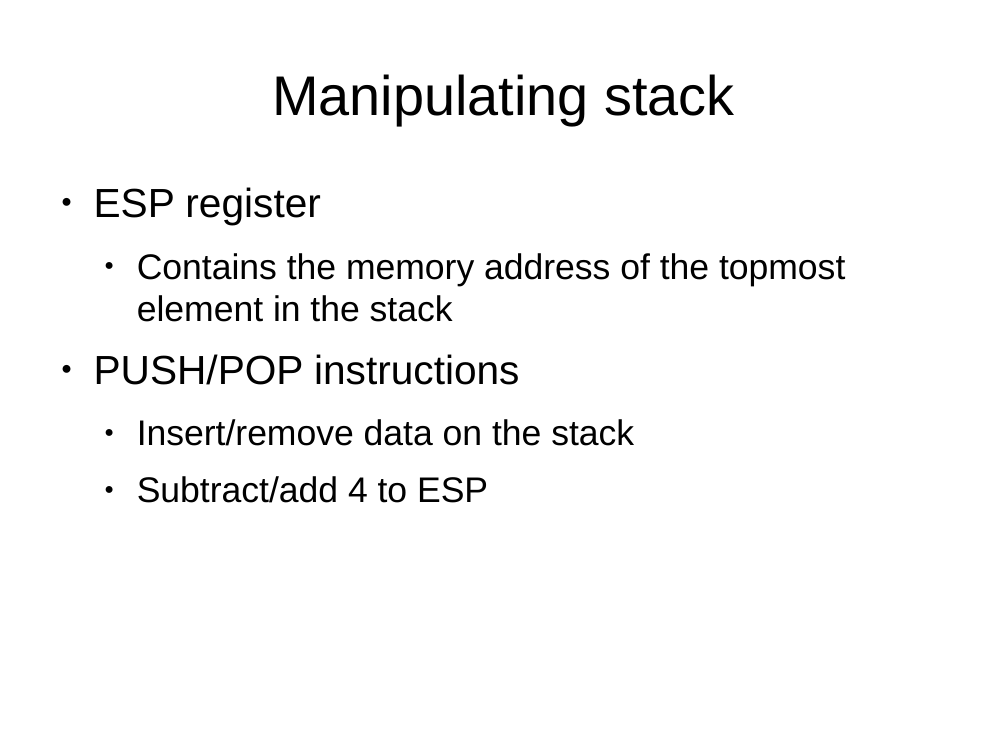
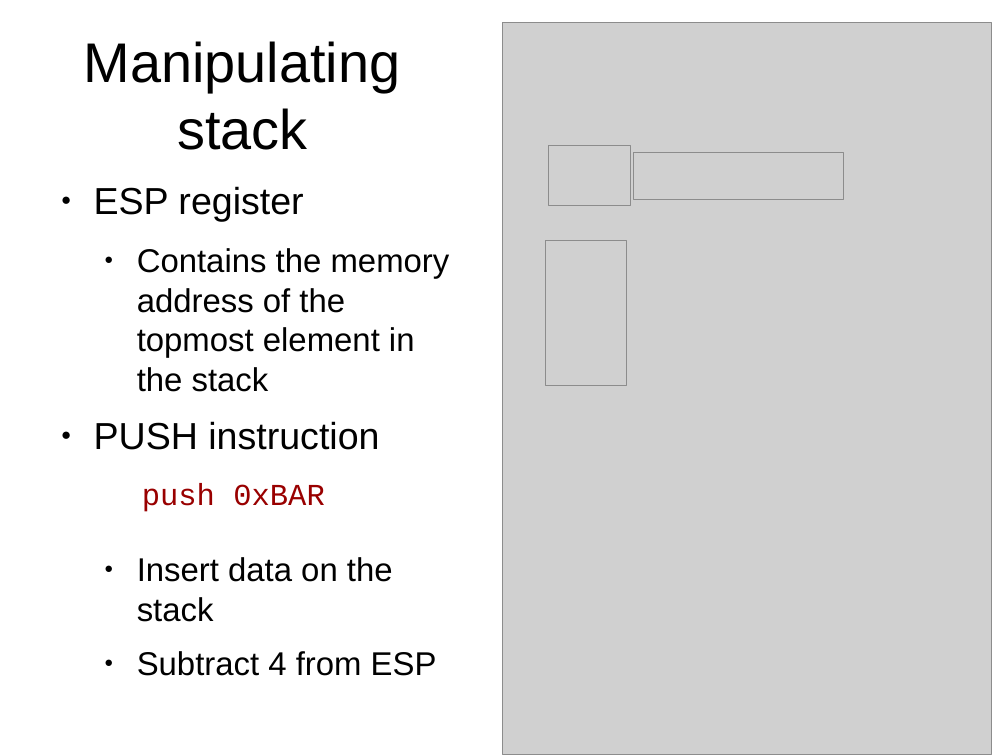
Before and after one commit to antonburtsev/cs5460, a slide deck: slide 13 of lecture04-calling-conventions/lecture04-calling-conventions.odp (slide 4 before the commit). Drawn at 1008x756 pixels with LibreOffice and Linux fonts; fonts in the diff are those of the drawing; grey boxes stand for pictures. Boxes give left, top, right and bottom in pixels: in the first picture for what was removed or moved away, otherwise in the second. Text is boxed around its words. In the diff, an @@ line names an element or a change of style, - is before the commit and + after.

```diff
--- a/lecture04-calling-conventions/lecture04-calling-conventions.odp
+++ b/lecture04-calling-conventions/lecture04-calling-conventions.odp
@@ picture added at (x1=503, y1=23, x2=992, y2=755) @@
@@ title "Manipulating stack" rewrapped from (x1=272, y1=74, x2=734, y2=125) to (x1=84, y1=41, x2=401, y2=150) @@
@@ picture added at (x1=549, y1=145, x2=631, y2=206) @@
@@ picture added at (x1=633, y1=153, x2=843, y2=200) @@
@@ text at (x1=94, y1=186, x2=450, y2=392): size 32 to 29.6 pt in "ESP register"; size 28 to 25.9 pt in "Contains the memory address of the topmost ..." @@
@@ picture added at (x1=546, y1=241, x2=627, y2=386) @@
@@ text at (x1=94, y1=421, x2=437, y2=676): text changed; size 28 to 25.9 pt @@
-● PUSH/POP instructions
-  ● Insert/remove data on the stack
-  ● Subtract/add 4 to ESP
+● PUSH instruction
+push 0xBAR
+  ● Insert data on the stack
+  ● Subtract 4 from ESP
```
Also in this commit, not shown: 15 other slides changed, 22 slides added, 22 other files.
